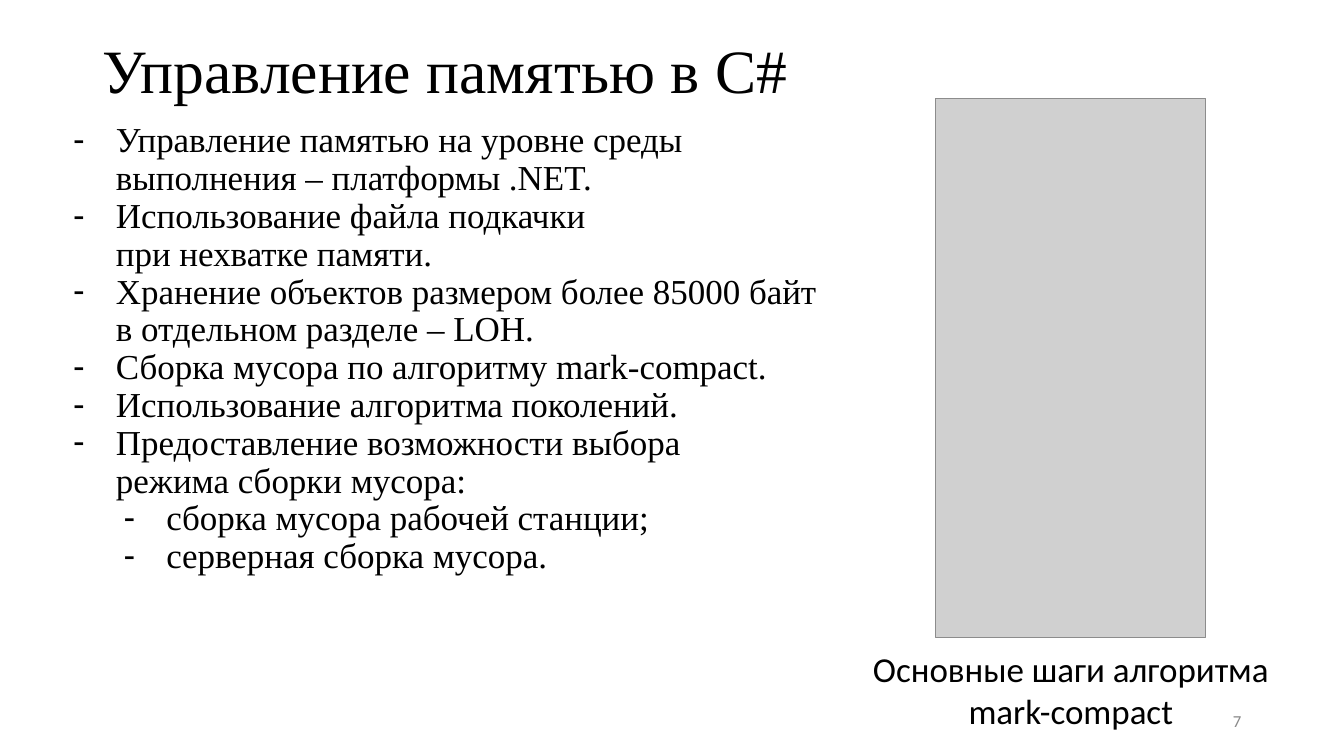
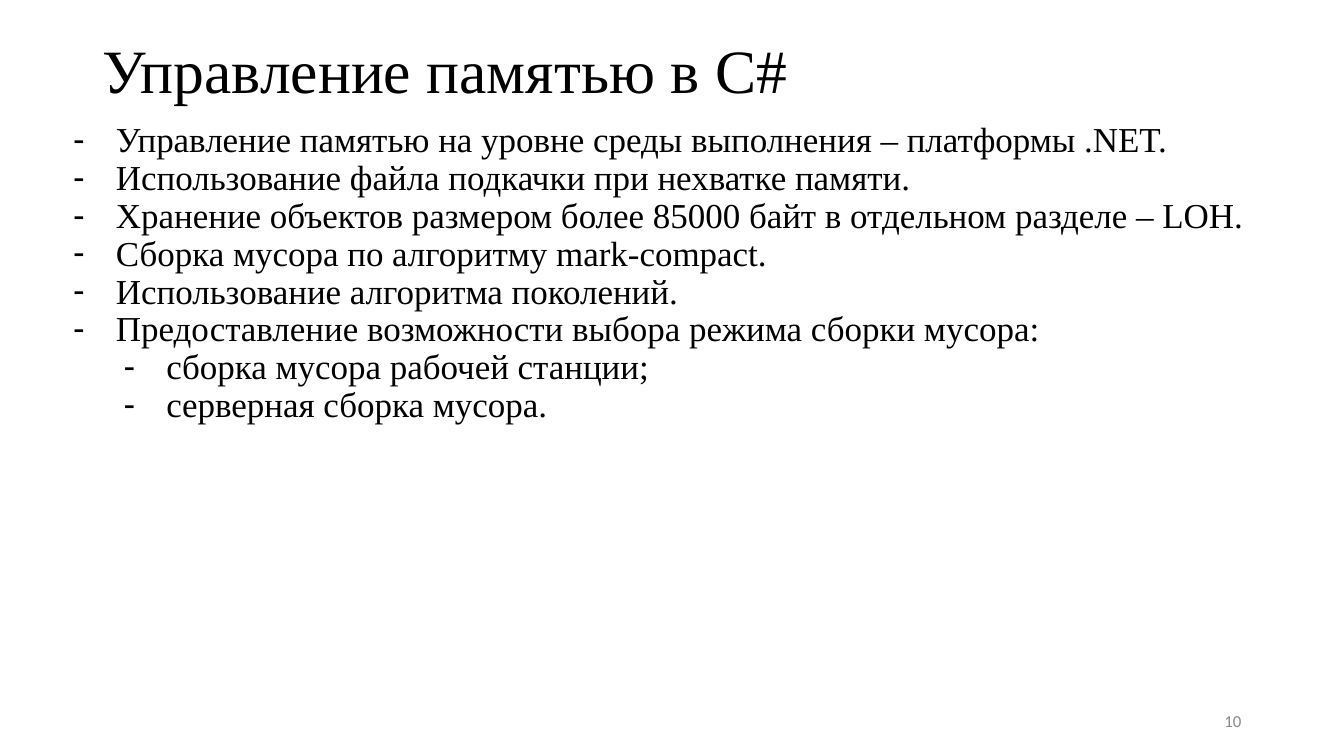
Before and after one commit to Inspirate789/memory-management-algorithms, a slide deck: slide 10 of presentation/presentation.pptx (slide 7 before the commit). Drawn at 1344x756 pixels with LibreOffice and Linux fonts; fonts in the diff are those of the drawing; grey boxes stand for pictures. Boxes give left, top, right and bottom in pixels: in the first picture for what was removed or moved away, otherwise in the second. Text is boxed around its words. In the diff, an @@ line names an element or a change of style, - is before the commit and + after.

```diff
--- a/presentation/presentation.pptx
+++ b/presentation/presentation.pptx
@@ text "Управление памятью на уровне среды ..." rewrapped from <box>116,129,816,575</box> to <box>116,127,1243,424</box> @@
@@ picture removed at <box>936,99,1206,638</box> @@
@@ text removed at <box>873,659,1269,730</box> @@
-Основные шаги алгоритма mark-compact
@@ page number at <box>1224,716,1241,727</box>: text changed @@
-7
+10
```
Also in this commit, not shown: 10 other slides changed, 3 slides added, 1 slide removed, 9 other files.
